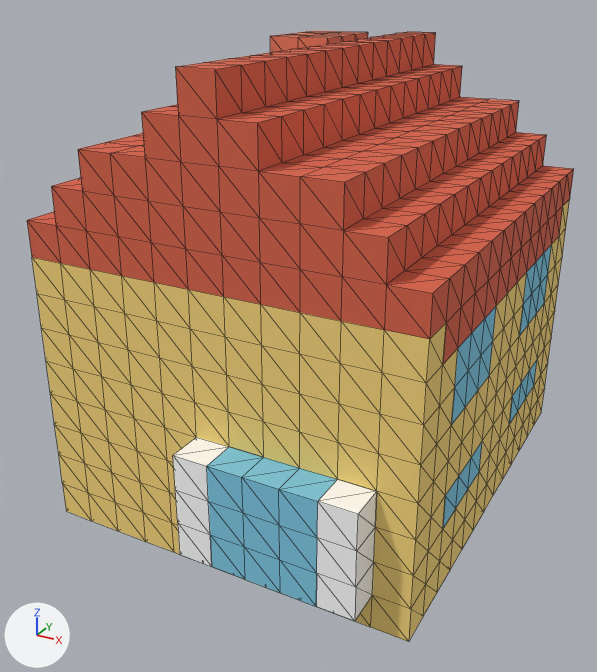
A saved change to the glTF model assets/models/skins/voxel/house_3.glb.
The view is the same before and after, from a camera (50 mm lens) standing at (7.97, -16.02, 11.16) and looking at (-0.23, -1.1, 3.7). Arrows for +X, +Y and +Z are at lower left; the lights stay in place. The older version comes first. Mesh edges are drawn as thin lines. Where no turn or scale is listed for an object, it has been applied to the vertices.

Objects in the first picture: 'house_3_brick', 'house_3_roof_red', 'house_3_wall_yellow', 'house_3_white', 'house_3_window'.
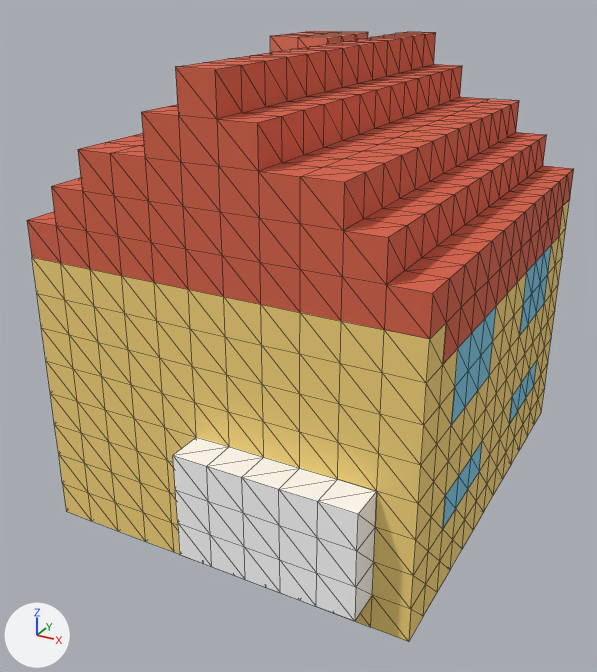
The newer file is also turned or shifted as a whole; pictures and numbers use the older file's frame.

Where the change shows, as pixel boxes (x1, y1, x2, y2) in the pictures (597 x 672 px):
'house_3_window', reshaped: before (207, 245, 552, 606); after (443, 245, 552, 528)
part 1 of me_house_3_window, deleted (cyan): before (207, 447, 337, 606)
part 2 of me_house_3_white, added: after (207, 447, 337, 606)

The change, as a list of edits to the scene's bpy script:
```text
Change me_house_3_window:
    used by ob_house_3_window; location = (0.0, 0.0, 0.0)
    remove me_house_3_window.from_pydata(...)  # 104 vertices, 102 faces; spans x -4.14..4.14, y -5.65..3.39, z 0.75..5.27
    add me_house_3_window.from_pydata(...)  # 80 vertices, 72 faces; spans x -4.14..4.14, y -3.39..3.39, z 1.51..5.27
    me_house_3_window part 1: the loose piece of 24 vertices spanning x 0.38..2.64, y -5.65..-4.9, z 0.75..3.01 is deleted
Change me_house_3_white:
    used by ob_house_3_white; location = (0.0, 0.0, 0.0)
    remove me_house_3_white.from_pydata(...)  # 28 vertices, 32 faces; spans x -0.38..3.39, y -5.65..-4.9, z 0.75..3.01
    add me_house_3_white.from_pydata(...)  # 40 vertices, 62 faces; spans x -0.38..3.39, y -5.65..-4.9, z 0.75..3.01
    me_house_3_white part 2
    6 new vertices lie (0.75, 0.0, 0.0) away from vertices in x 0.38, y -5.65..-4.9, z 0.75..3.01
    6 new vertices lie (0.75, 0.0, 0.0) away from vertices in x 1.13, y -5.65..-4.9, z 0.75..3.01
    30 new faces join them
```
